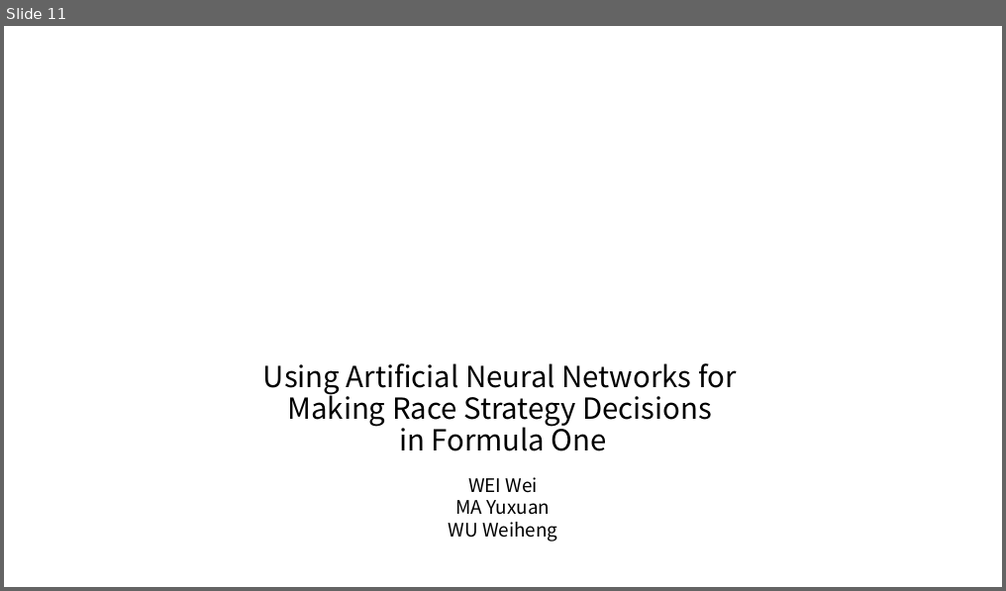
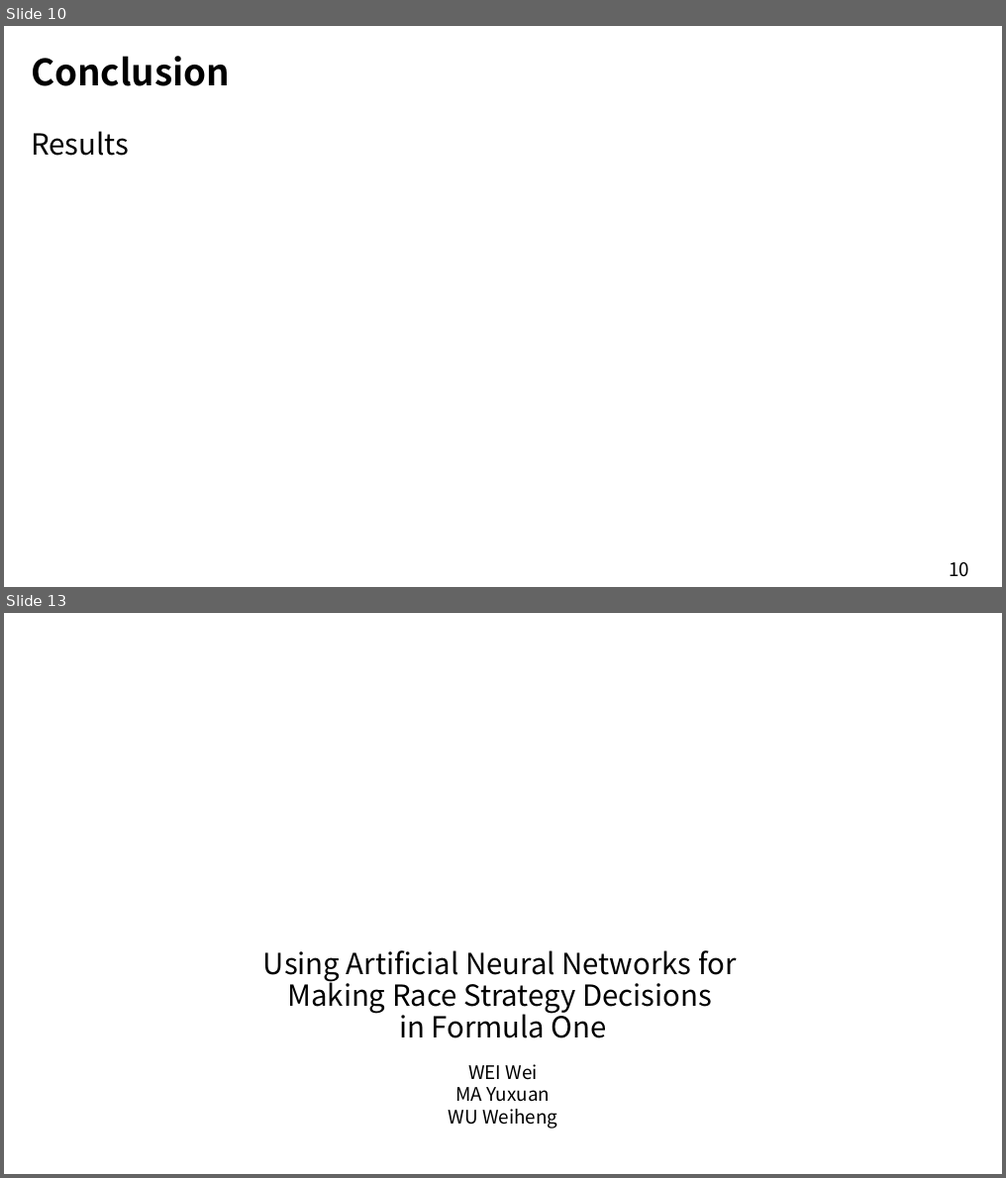
Before and after one commit to xvhhvx/EESM5900V_Project, a slide deck: Project_Presentation.pptx. Shown one above the other, each under a label of ours: slide 11 before the commit, slides 10 and 13 after it; the slides between them are not shown. The pictures are 1006x591 and 1006x1178 pixels, drawn with LibreOffice and Linux fonts; fonts in the diff are those of the drawing; background and template pictures are left out. Boxes give left, top, right and bottom in pixels: in the first picture for what was removed or moved away, otherwise in the second. Text is boxed around its words. In the diff, an @@ line names an element or a change of style, - is before the commit and + after.

```diff
--- a/Project_Presentation.pptx
+++ b/Project_Presentation.pptx
@@ slide 10 added at [4,26,1002,587], background #FFFFFF @@
@@ text added at [31,56,230,86], 35 pt, text #000000, bold @@
+Conclusion
@@ text added at [31,131,129,156], 28 pt, text #000000 @@
+Results
@@ text added at [948,563,969,577], 18 pt, text #000000 @@
+10
@@ what was slide 11 is now slide 13 @@
```
Also in this commit, not shown: 7 slides changed, 3 other slides added, 2 slides removed.
